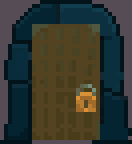
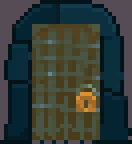
Revision of a layered (132, 144) image; what changed, layer by layer:
renamed "RideDoor_BlueStone_Gate_Up_Closed.png" to "RideDoor_BlueStone_Hub_Up_Closed.png", painted on it over [32, 28, 100, 144]
renamed "RideDoor_BlueStone_Gate_Up_Open.png" to "RideDoor_BlueStone_Hub_Up_Open.png", painted on it over [32, 28, 100, 144]
